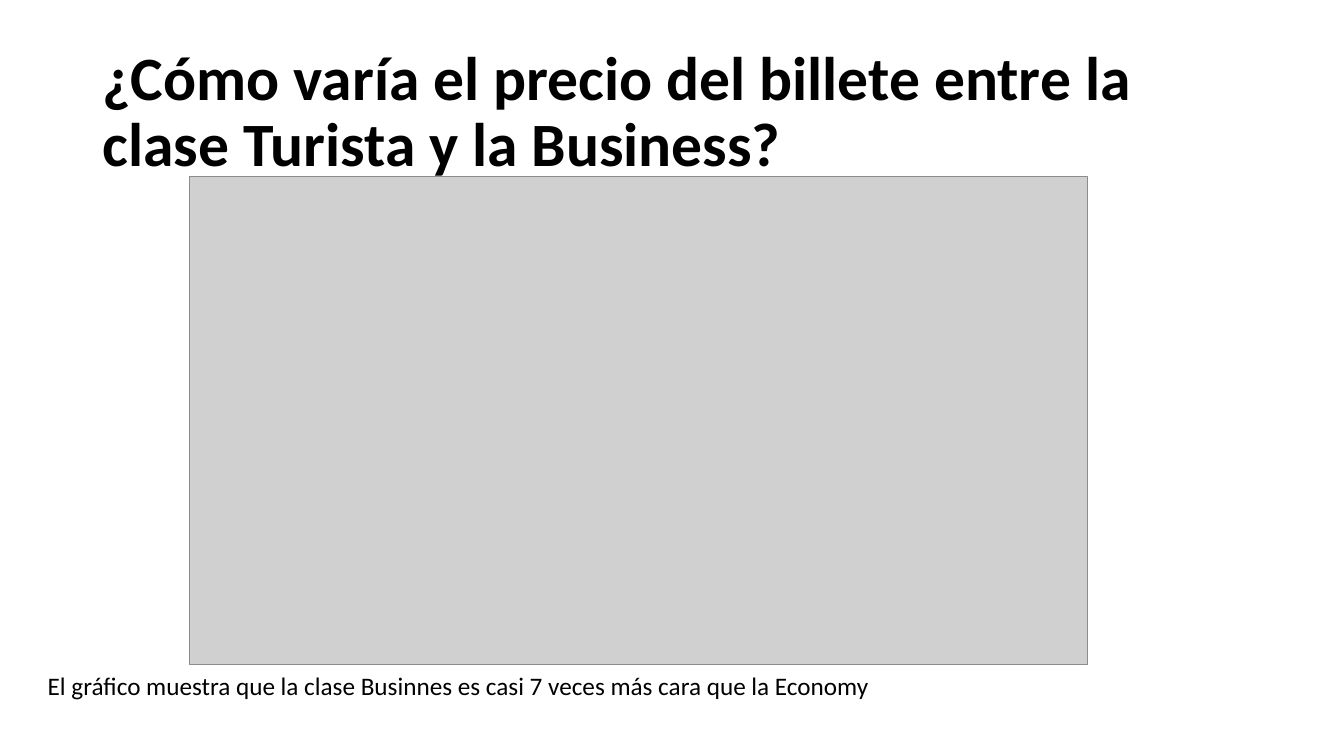
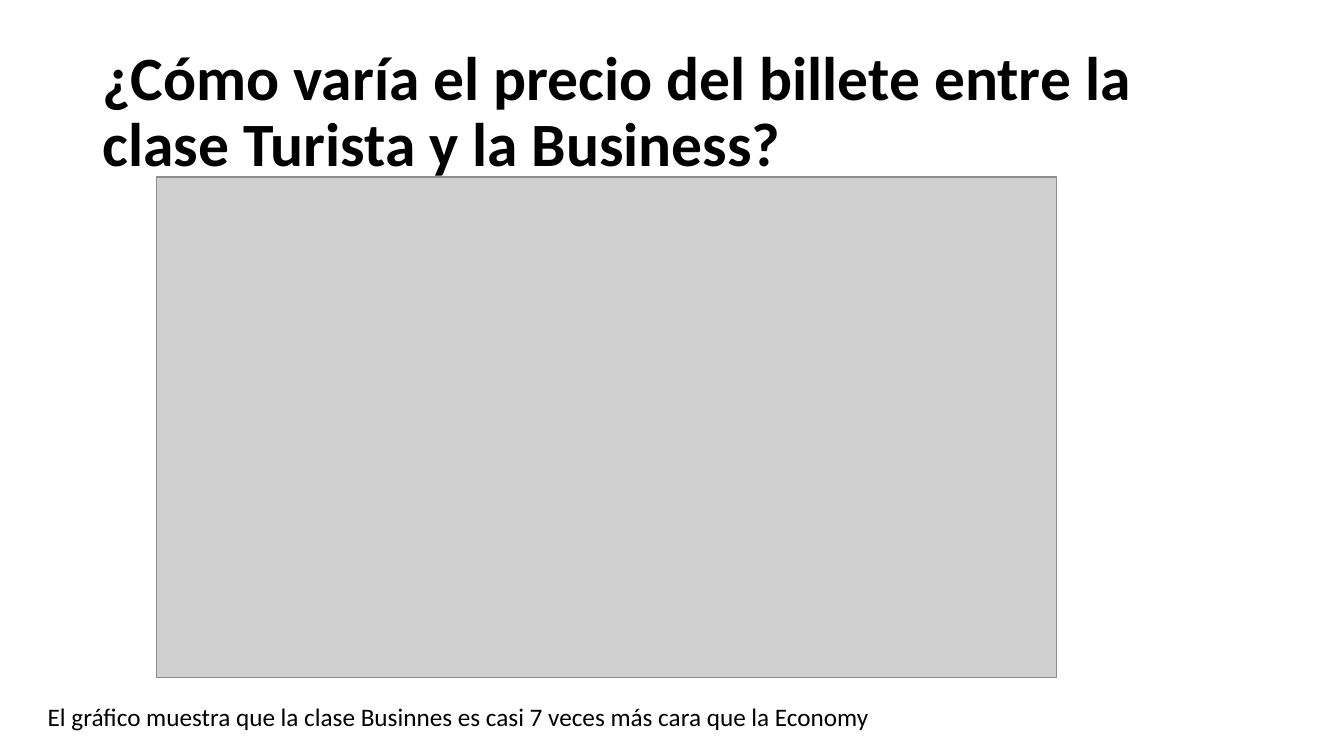
Before and after one commit to javlopsan/databootcamp, a slide deck: slide 10 of EDA/EDA_Precio_del_vuelo.pptx. Drawn at 1344x756 pixels with LibreOffice and Linux fonts; fonts in the diff are those of the drawing; grey boxes stand for pictures. Boxes give left, top, right and bottom in pixels: in the first picture for what was removed or moved away, otherwise in the second. Text is boxed around its words. In the diff, an @@ line names an element or a change of style, - is before the commit and + after.

```diff
--- a/EDA/EDA_Precio_del_vuelo.pptx
+++ b/EDA/EDA_Precio_del_vuelo.pptx
@@ picture: place and size @@
-picture at <box>190,176,1087,665</box>
+picture at <box>156,177,1057,678</box>
@@ text "El gráfico muestra que la ...": place and size @@
-text "El gráfico muestra que la ..." at <box>48,677,868,700</box>
+text "El gráfico muestra que la ..." at <box>48,708,868,731</box>
```
Also in this commit, not shown: 3 other slides changed, 1 other file.
